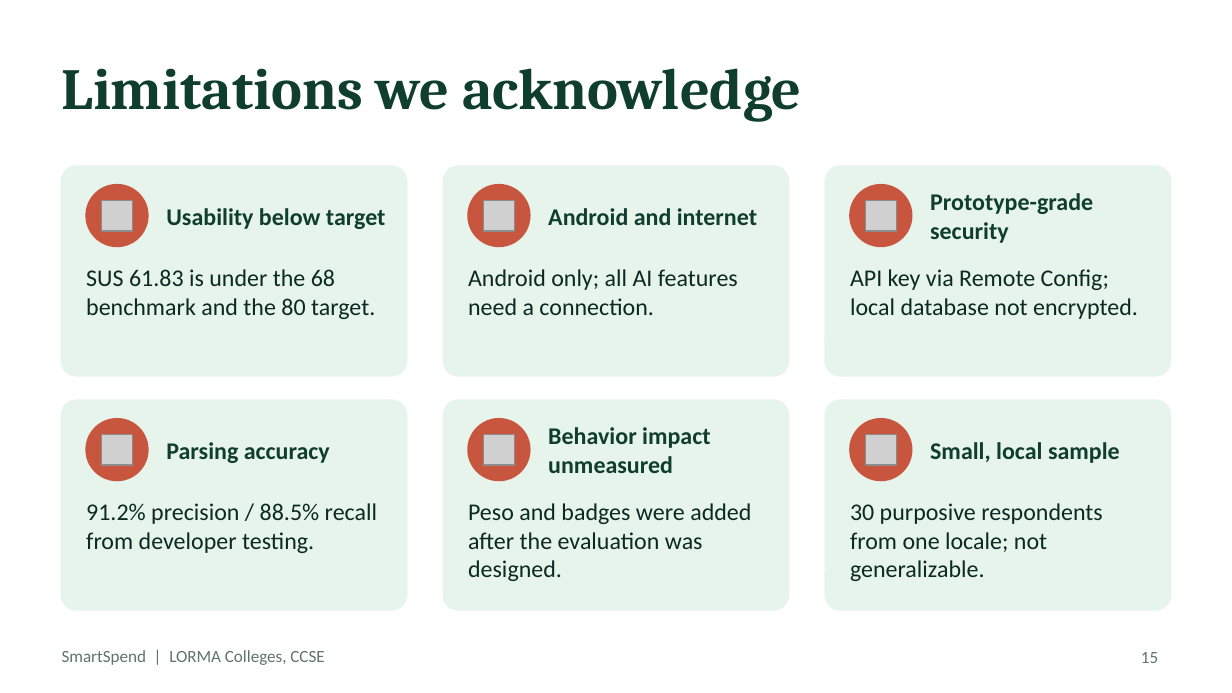
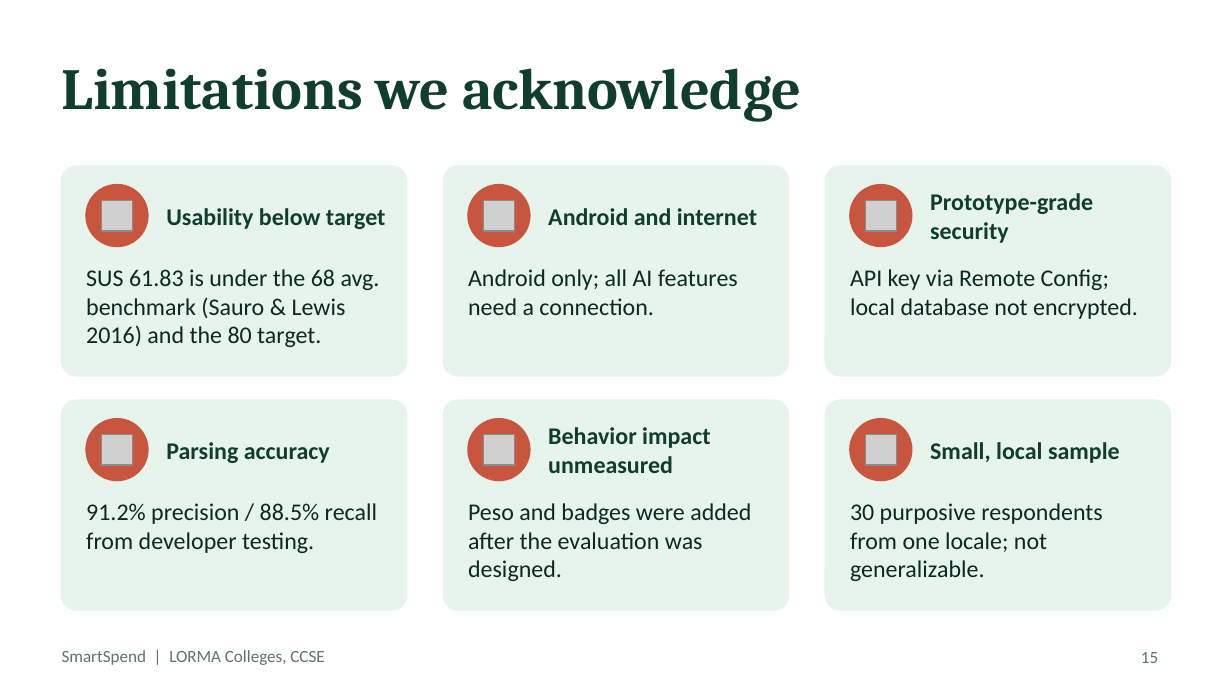
Before and after one commit to Zushikina-kun/smartspend-app, a slide deck: slide 15 of docs/handsoff/FOR_CYRILLE/SmartSpend_Defense.pptx. Drawn at 1232x693 pixels with LibreOffice and Linux fonts; fonts in the diff are those of the drawing; grey boxes stand for pictures. Boxes give left, top, right and bottom in pixels: in the first picture for what was removed or moved away, otherwise in the second. Text is boxed around its words. In the diff, an @@ line names an element or a change of style, - is before the commit and + after.

Commit message:
fix(defense): sync PPTX and script with manuscript fixes for Nov 10 defense
- Objective 3 -> partially achieved
- SUS: Grade D, OK, marginal, between OK and Good
- SUS protocol: self-directed 10+ min
- 68 avg benchmark = Sauro & Lewis 2016
- LLM: 6 weighted criteria
- v3.1.0 evaluated; v3.1.1-v3.1.2 post-eval
- BSP CFIS 2025
- Recommendations: 7 items (#5 UI/UX, #6 formal parsing)
- Instructor: Mr. Shekiro R. Raposas MIT
- Validators confirmed; Q&A CONFIRM placeholders resolved

Verified: 12 PPTX replacements, 6 script replacements, all protected values confirmed

```diff
--- a/docs/handsoff/FOR_CYRILLE/SmartSpend_Defense.pptx
+++ b/docs/handsoff/FOR_CYRILLE/SmartSpend_Defense.pptx
@@ text at [86,269,380,347]: text changed @@
-SUS 61.83 is under the 68 benchmark and the 80 target.
+SUS 61.83 is under the 68 avg. benchmark (Sauro & Lewis 2016) and the 80 target.
```
Also in this commit, not shown: 4 other slides changed, 2 other files.
